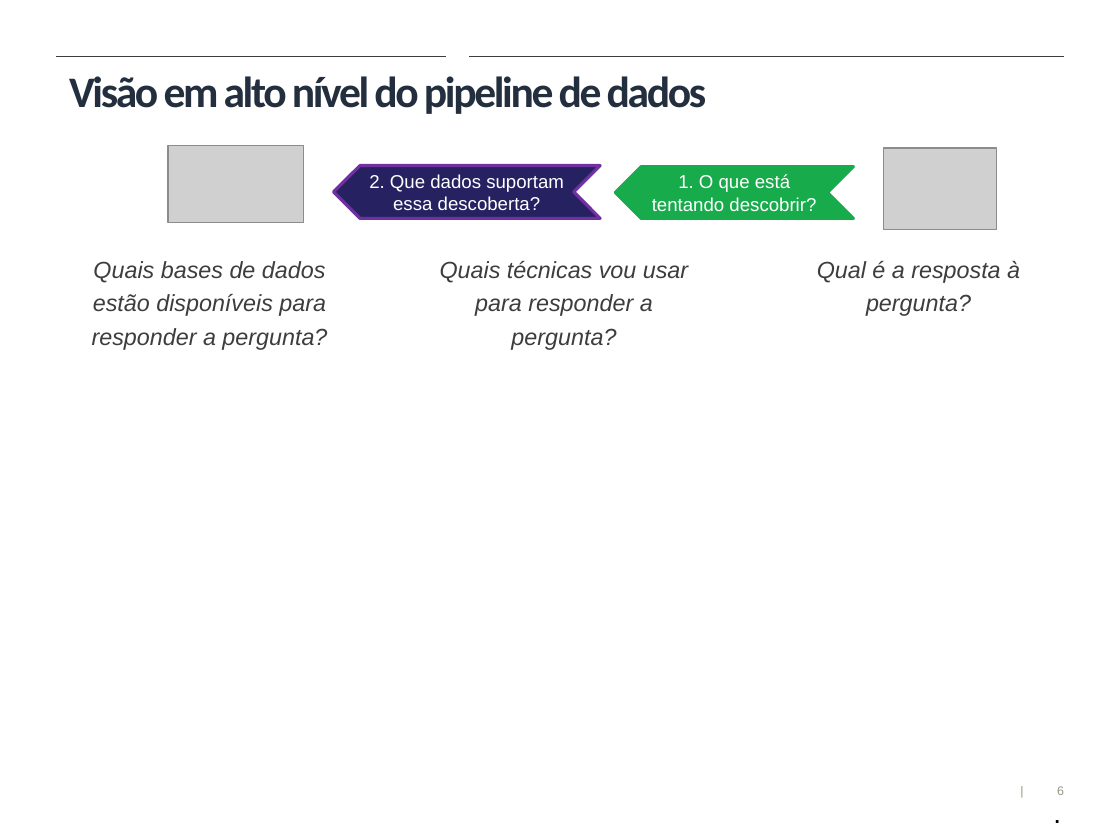
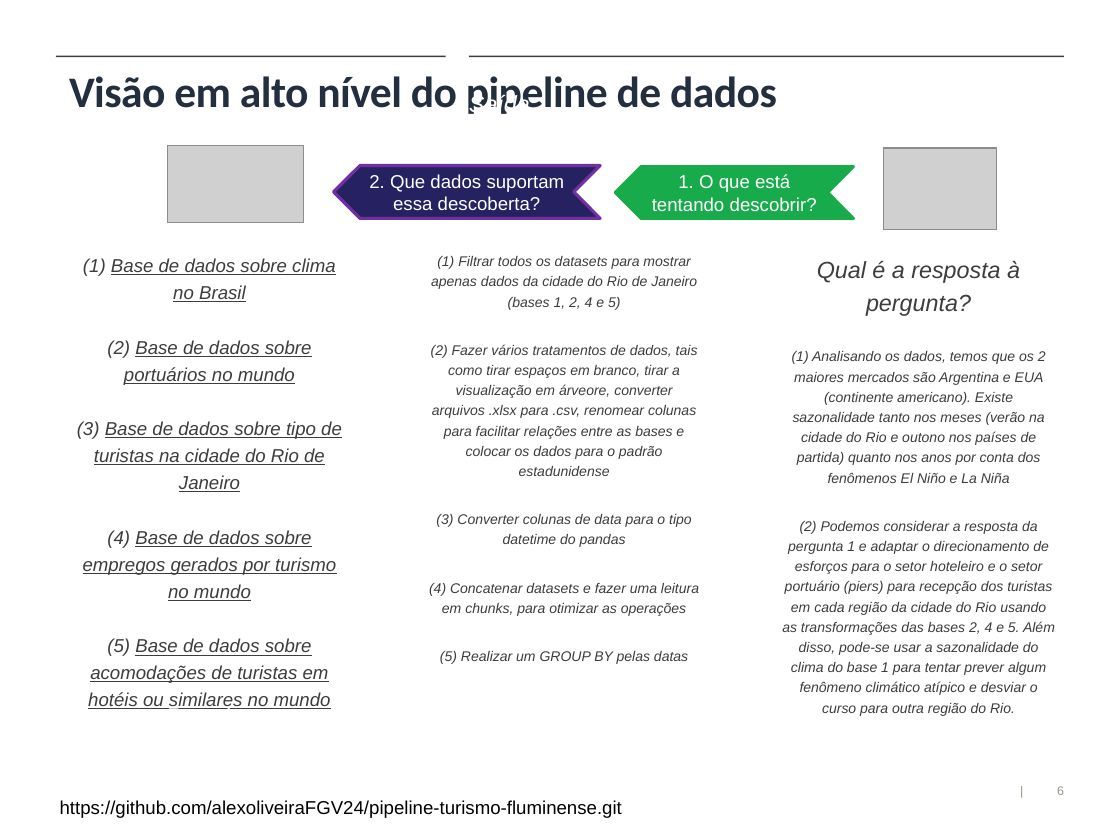
Before and after one commit to alexoliveiraFGV24/pipeline-turismo-fluminense, a slide deck: slide 6 of pipeline/Trabalho - pipeline de dados.pptx. Drawn at 1120x840 pixels with LibreOffice and Linux fonts; fonts in the diff are those of the drawing; grey boxes stand for pictures; background and template pictures are left out. Boxes give left, top, right and bottom in pixels: in the first picture for what was removed or moved away, otherwise in the second. Text is boxed around its words. In the diff, an @@ line names an element or a change of style, - is before the commit and + after.

Commit message:
Colocando as funções de tratamento e de análise

```diff
--- a/pipeline/Trabalho - pipeline de dados.pptx
+++ b/pipeline/Trabalho - pipeline de dados.pptx
@@ title "Visão em alto nível do ..." at [69, 76, 777, 114]: letter spacing -1.5 to -0.3 pt @@
@@ chevron "2. Que dados suportam essa ..." at [334, 166, 600, 218]: proportions changed @@
@@ chevron "1. O que está tentando ..." at [615, 167, 853, 218]: proportions changed @@
@@ text at [77, 258, 342, 683]: text changed; size 15 to 12 pt @@
-Quais bases de dados estão disponíveis para responder a pergunta?
+(1) Base de dados sobre clima no Brasil
+(2) Base de dados sobre portuários no mundo
+(3) Base de dados sobre tipo de turistas na cidade do Rio de Janeiro
+(4) Base de dados sobre empregos gerados por turismo no mundo
+(5) Base de dados sobre acomodações de turistas em hotéis ou similares no mundo
@@ text at [429, 256, 699, 664]: text changed; size 15 to 9 pt @@
-Quais técnicas vou usar para responder a pergunta?
+(1) Filtrar todos os datasets para mostrar apenas dados da cidade do Rio de Janeiro (bases 1, 2, 4 e 5)
+(2) Fazer vários tratamentos de dados, tais como tirar espaços em branco, tirar a visualização em árveore, converter arquivos .xlsx para .csv, renomear colunas para facilitar relações entre as bases e colocar os dados para o padrão estadunidense
+(3) Converter colunas de data para o tipo datetime do pandas
+(4) Concatenar datasets e fazer uma leitura em chunks, para otimizar as operações
+(5) Realizar um GROUP BY pelas datas
@@ text at [782, 351, 1055, 675]: paragraphs added @@
+(1) Analisando os dados, temos que os 2 maiores mercados são Argentina e EUA (continente americano). Existe sazonalidade tanto nos meses (verão na cidade do Rio e outono nos países de partida) quanto nos anos por conta dos fenômenos El Niño e La Niña
+(2) Podemos considerar a resposta da pergunta 1 e adaptar o direcionamento de esforços para o setor hoteleiro e o setor portuário (piers) para recepção dos turistas em cada região da cidade do Rio usando as transformações das bases 2, 4 e 5. Além disso, pode-se usar a sazonalidade do clima do base 1 para tentar prever algum fenômeno climático atípico e desviar o curso para outra região do Rio.
@@ text added at [60, 800, 622, 818], 12 pt, text #000000 @@
+https://github.com/alexoliveiraFGV24/pipeline-turismo-fluminense.git
@@ text "." at [1043, 790, 1088, 818]: size 18 to 15 pt, font Arial to Lato, text colour #000000 to #FFFFFF; alignment left to centre @@
```
Also in this commit, not shown: 9 other slides changed, 4 other files.
